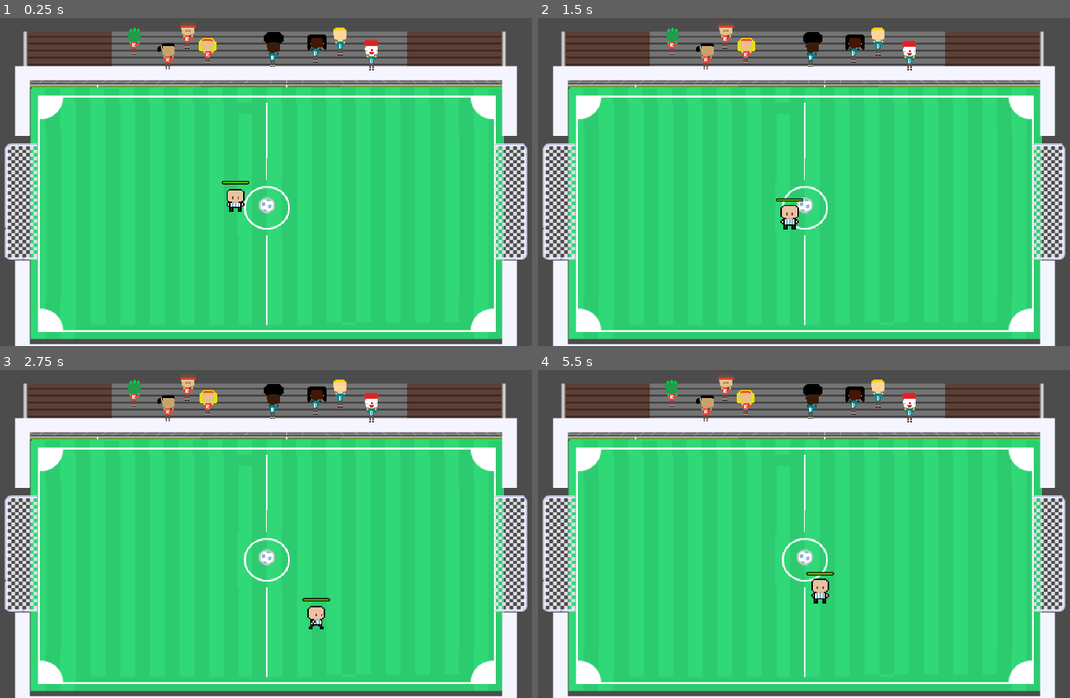
Above: before the commit, frames 1-4 (two rows, left to right).
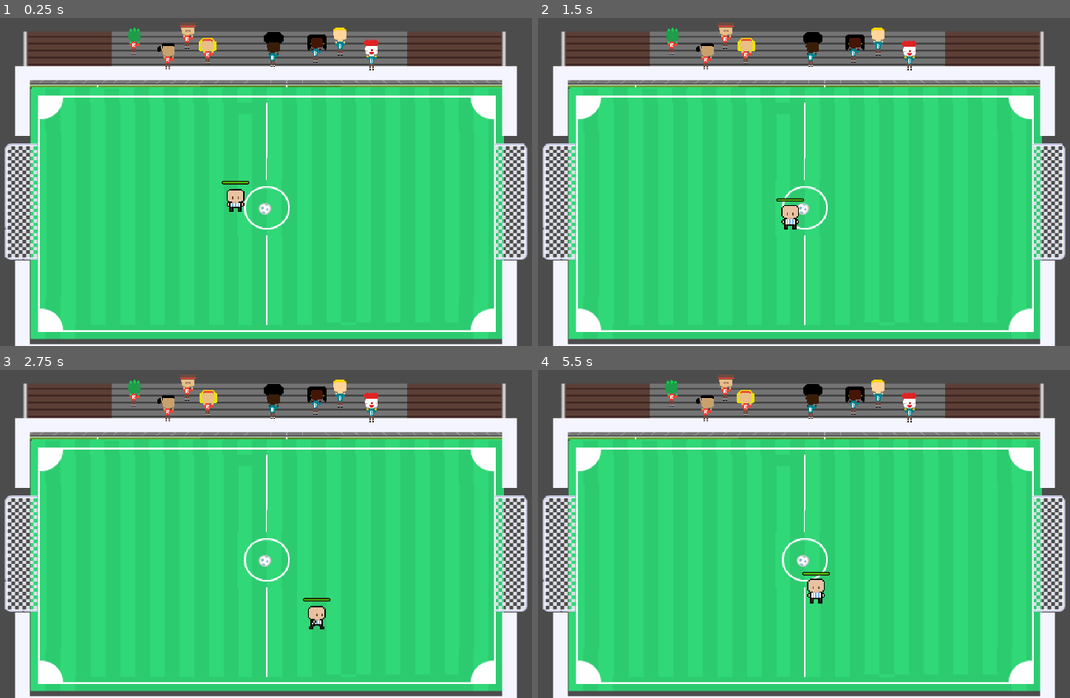
Above: after the commit, the same moments.

Repository: HatakekkSheeshh/Tiny_Football
Game: Godot game, scene res://Scenes/tilemap.tscn
Two runs of this game, one before a commit and one after it. Both use one fixed random seed, a clock stepped at 60 frames per second and the inputs below.
Inputs:
- Up to frame 1 (0.25 s): no input
- Up to frame 2 (1.5 s): tap Enter (ui_accept) at 0.5, 1.35 s; hold D (ui_right) 0.53-1.28 s; hold Enter (ui_accept) 0.53-1.28 s; hold S (ui_down) from 1.28 s (still down)
- Up to frame 3 (2.75 s): tap Enter (ui_accept) at 1.52, 1.82 s; release S (ui_down) at 2.03 s; hold D (ui_right) from 2.03 s (still down); hold Enter (ui_accept) from 2.03 s (still down)
- Up to frame 4 (5.5 s): release D (ui_right) at 2.78 s; release Enter (ui_accept) at 2.78 s; hold W (ui_up) 2.78-3.53 s; tap Enter (ui_accept) at 2.85, 3.02, 3.32, 4.35, 4.52, 4.82 s; hold Enter (ui_accept) 3.53-4.28 s; hold A (ui_left) 3.53-5.03 s; hold S (ui_down) from 5.03 s (still down); hold Enter (ui_accept) from 5.03 s (still down)

The runs differ from the first frame. In frame 1, 0.1% of the frame differs, in the area x 48-52%, y 54-60%; in frame 2, 0.2%; in frame 3, 0.2%; in frame 4, 0.4%, in the area x 48-56%, y 54-72%.

Commit message:
Add detection on player kickzone

Diff:
--- a/kick-&-score/GameObject/Player.tscn
+++ b/kick-&-score/GameObject/Player.tscn
@@ -1,10 +1,11 @@
-[gd_scene load_steps=26 format=3 uid="uid://6eiaw7m0ntao"]
+[gd_scene load_steps=28 format=3 uid="uid://6eiaw7m0ntao"]
 
 [ext_resource type="Script" uid="uid://br3o0a08ocy0v" path="res://Scripts/player.gd" id="1_6iuh6"]
 [ext_resource type="Texture2D" uid="uid://h0xgxlhtefob" path="res://Assets/Free Football Assets/Footballers/Argentina/idle.png" id="1_6wbdd"]
 [ext_resource type="Texture2D" uid="uid://b44b6elumb25i" path="res://Assets/Free Football Assets/Footballers/Argentina/back.png" id="2_6iuh6"]
 [ext_resource type="Texture2D" uid="uid://c8gqhp1t4rdt6" path="res://Assets/Free Football Assets/Footballers/Argentina/front.png" id="3_7tsdg"]
 [ext_resource type="Texture2D" uid="uid://bwm3hprh6wp2k" path="res://Assets/Free Football Assets/Footballers/Argentina/walk.png" id="4_tcgth"]
+[ext_resource type="Script" uid="uid://bsbmrml6o45dv" path="res://GameObject/kick_zone.gd" id="6_7tsdg"]
 
 [sub_resource type="RectangleShape2D" id="RectangleShape2D_6iuh6"]
 size = Vector2(14, 5.000001)
@@ -165,6 +166,9 @@
 corner_radius_bottom_right = 10
 corner_radius_bottom_left = 10
 
+[sub_resource type="CircleShape2D" id="CircleShape2D_6iuh6"]
+radius = 7.071068
+
 [node name="player" type="CharacterBody2D"]
 script = ExtResource("1_6iuh6")
 
@@ -192,3 +196,11 @@
 step = 1.0
 value = 100.0
 show_percentage = false
+
+[node name="KickZone" type="Area2D" parent="."]
+position = Vector2(16, 10)
+script = ExtResource("6_7tsdg")
+
+[node name="CollisionShape2D" type="CollisionShape2D" parent="KickZone"]
+position = Vector2(-7, -1)
+shape = SubResource("CircleShape2D_6iuh6")
--- a/kick-&-score/GameObject/ball.tscn
+++ b/kick-&-score/GameObject/ball.tscn
@@ -3,15 +3,19 @@
 [ext_resource type="Texture2D" uid="uid://j8lkm8mt7ifl" path="res://Assets/kenney_sports-pack/PNG/Equipment/ball_soccer1.png" id="1_e50c6"]
 
 [sub_resource type="PhysicsMaterial" id="PhysicsMaterial_e50c6"]
+friction = 0.2
+bounce = 0.6
 
 [sub_resource type="CircleShape2D" id="CircleShape2D_j5uem"]
+radius = 7.0
 
-[node name="Ball" type="RigidBody2D"]
+[node name="ball" type="RigidBody2D"]
 mass = 0.001
 physics_material_override = SubResource("PhysicsMaterial_e50c6")
 gravity_scale = 0.0
 
 [node name="Sprite2D" type="Sprite2D" parent="."]
+scale = Vector2(0.75, 0.75)
 texture = ExtResource("1_e50c6")
 
 [node name="CollisionShape2D" type="CollisionShape2D" parent="."]
--- a/kick-&-score/GameObject/ball1.tscn
+++ /dev/null
@@ -1,26 +0,0 @@
-[gd_scene load_steps=5 format=3 uid="uid://de1ii4dpgrhbn"]
-
-[ext_resource type="Script" uid="uid://4nrgq381u46m" path="res://Scripts/ball.gd" id="1_6q6ci"]
-[ext_resource type="Texture2D" uid="uid://c4q7wupnkkpea" path="res://Assets/kenney_sports-pack/PNG/Equipment/ball_soccer2.png" id="1_jv6vo"]
-
-[sub_resource type="PhysicsMaterial" id="PhysicsMaterial_jv6vo"]
-friction = 0.2
-bounce = 0.8
-
-[sub_resource type="CircleShape2D" id="CircleShape2D_6q6ci"]
-radius = 9.333334
-
-[node name="Ball" type="Node2D"]
-scale = Vector2(0.75, 0.75)
-script = ExtResource("1_6q6ci")
-
-[node name="RigidBody2D" type="RigidBody2D" parent="."]
-mass = 0.001
-physics_material_override = SubResource("PhysicsMaterial_jv6vo")
-gravity_scale = 0.0
-
-[node name="Sprite2D" type="Sprite2D" parent="RigidBody2D"]
-texture = ExtResource("1_jv6vo")
-
-[node name="CollisionShape2D" type="CollisionShape2D" parent="RigidBody2D"]
-shape = SubResource("CircleShape2D_6q6ci")
--- /dev/null
+++ b/kick-&-score/GameObject/kick_zone.gd
@@ -0,0 +1,44 @@
+extends Area2D
+
+# Signal emitted when the player catches the ball
+signal ball_caught
+
+var is_in_contact_with_ball =false
+var kick_force =0
+var max_kick_force=10000
+var charge_rate=7500
+var ball_body=null
+
+func _ready():
+	# Connect the "body_entered" signal of the Area2D to a function
+	connect("body_entered",Callable( self, "_on_ball_entered"))
+	connect("body_exited",Callable( self, "_on_ball_exit"))
+
+# Function called when a body enters the Area2D
+func _on_ball_entered(body):
+	if body.name == "ball":
+		is_in_contact_with_ball=true
+		ball_body=body
+		print("Has the ball")
+
+func _on_ball_exit(body):
+	if body.name == "ball":
+		is_in_contact_with_ball=false
+		ball_body=null
+		print("No longer has the ball")
+
+func _process(delta):
+	if is_in_contact_with_ball:
+		if Input.is_action_pressed("ui_accept"):
+			kick_force+=charge_rate*delta
+			kick_force=min(max_kick_force,kick_force)
+
+		if Input.is_action_just_released("ui_accept"):
+			_kick_ball()
+			kick_force=0
+
+func _kick_ball():
+	if ball_body:
+		var dir=(ball_body.global_position -global_position).normalized()
+		ball_body.apply_impulse(Vector2.ZERO, dir*kick_force)
+		print("Kicked the ball")
--- a/kick-&-score/Scenes/tilemap.tscn
+++ b/kick-&-score/Scenes/tilemap.tscn
@@ -19,8 +19,7 @@
 [ext_resource type="Texture2D" uid="uid://dbouas1nmh2ot" path="res://Assets/Soccorpia Asset Pack/Soccorpia Asset Pack/Audience Sheets/Soccer Audience Cheering (10) Sheet.png" id="14_l3bdc"]
 [ext_resource type="AudioStream" uid="uid://4fmemvejiqy0" path="res://Assets/audio/Ludum Dare 30 04.ogg" id="17_65wvw"]
 [ext_resource type="Script" uid="uid://bxy1j6n32528h" path="res://Scripts/audio_stream_player.gd" id="18_l3bdc"]
-[ext_resource type="PackedScene" uid="uid://cwlu27850s3j5" path="res://GameObject/Ball.tscn" id="19_qqp52"]
-[ext_resource type="Script" uid="uid://blsje3ytf5037" path="res://Scripts/ball.gd" id="20_f8k6d"]
+[ext_resource type="PackedScene" uid="uid://cwlu27850s3j5" path="res://GameObject/ball.tscn" id="19_qqp52"]
 
 [sub_resource type="PhysicsMaterial" id="PhysicsMaterial_qqp52"]
 
@@ -18132,9 +18131,8 @@
 anchor_mode = 0
 zoom = Vector2(0.45, 0.425)
 
-[node name="Ball" parent="." instance=ExtResource("19_qqp52")]
-position = Vector2(639, 411)
-script = ExtResource("20_f8k6d")
+[node name="ball" parent="." instance=ExtResource("19_qqp52")]
+position = Vector2(637, 415)
 
 [node name="player" parent="." instance=ExtResource("8_qqp52")]
 position = Vector2(605, 405)
--- a/kick-&-score/Scripts/ball.gd
+++ b/kick-&-score/Scripts/ball.gd
@@ -1,6 +1,10 @@
 extends RigidBody2D
+var ball:RigidBody2D =null
+var pushing_ball:bool =false
 
-"""
+func _ready()->void:
+	ball=get_node("Ball")
+
 func push_ball() -> void:
 	if ball and velocity.length() > 0.01:
 		var v_unit = velocity.normalized()
@@ -28,4 +32,3 @@
 			ball = collider
 			pushing_ball = true
 			push_ball()
-"""
Not shown, added: kick-&-score/GameObject/kick_zone.gd.uid
Not shown: 1 places in kick-&-score/Scenes/tilemap.tscn that only renumber resources
